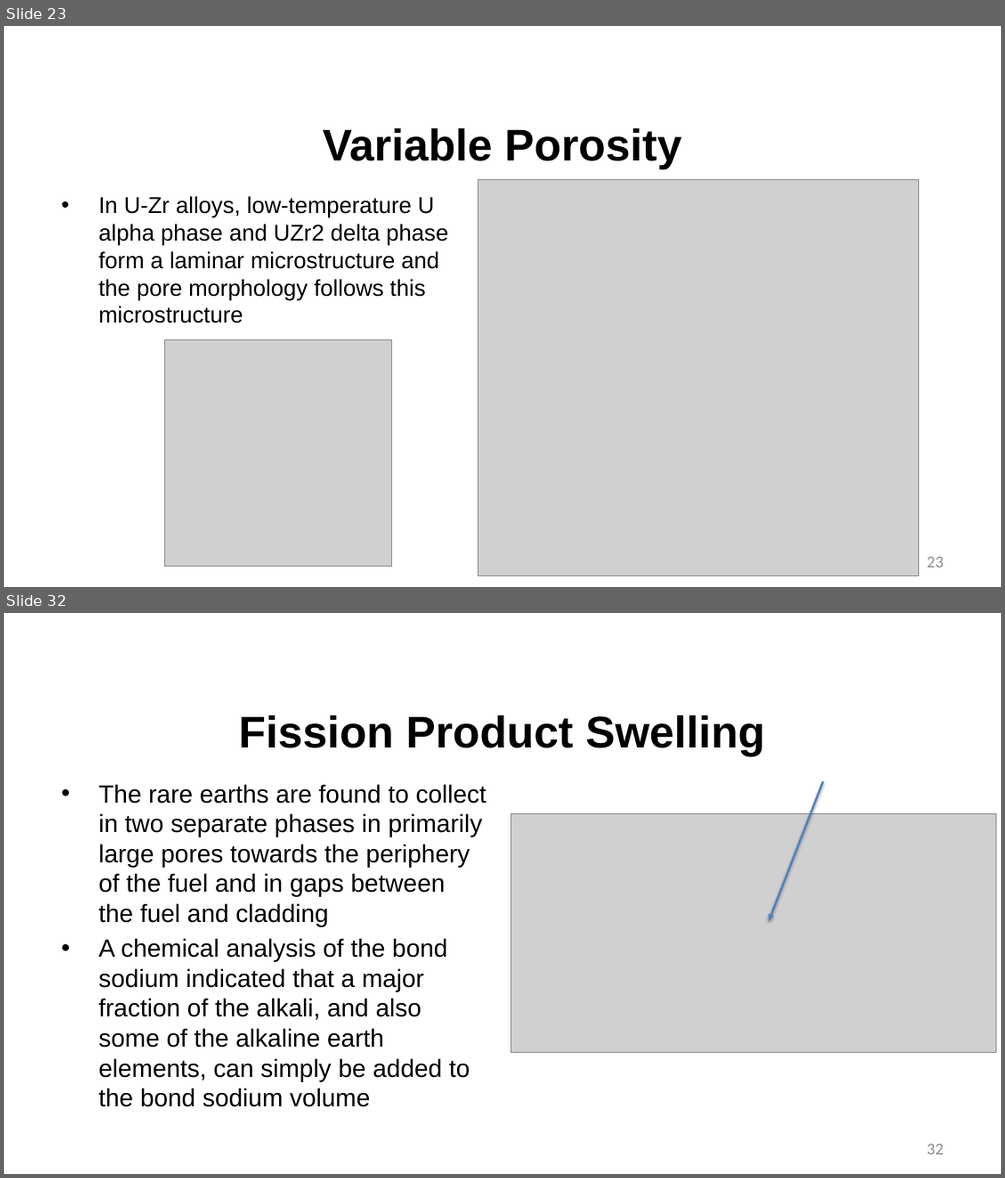
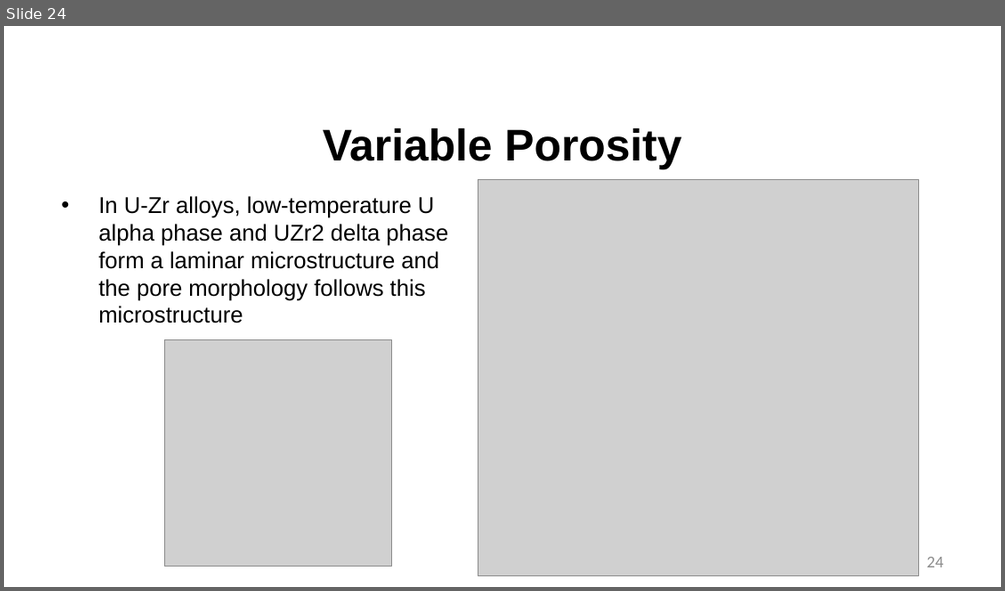
Before and after one commit to benbeeler/TEACHING, a slide deck: Advanced Reactor Materials/Fall2025/Lec9_SFRs.pptx. Shown one above the other, each under a label of ours: slides 23 and 32 before the commit, slide 24 after it; the slides between them are not shown. The pictures are 1005x1178 and 1005x591 pixels, drawn with LibreOffice and Linux fonts; fonts in the diff are those of the drawing; grey boxes stand for pictures; background and template pictures are left out. Boxes give left, top, right and bottom in pixels: in the first picture for what was removed or moved away, otherwise in the second. Text is boxed around its words. In the diff, an @@ line names an element or a change of style, - is before the commit and + after.

```diff
--- a/Advanced Reactor Materials/Fall2025/Lec9_SFRs.pptx
+++ b/Advanced Reactor Materials/Fall2025/Lec9_SFRs.pptx
@@ slide 32 removed at [4, 613, 1001, 1174], background #FFFFFF @@
@@ title removed at [239, 715, 765, 757] @@
-Fission Product Swelling
@@ text removed at [98, 784, 486, 1107] @@
-• The rare earths are found to collect in two separate phases in primarily large pores towards the periphery of the fuel and in gaps between the fuel and cladding
-• A chemical analysis of the bond sodium indicated that a major fraction of the alkali, and also some of the alkaline earth elements, can simply be added to the bond sodium volume
@@ arrow removed from (823, 781) to (769, 920) @@
@@ picture removed at [511, 813, 996, 1053] @@
@@ page number removed at [927, 1143, 944, 1154] @@
-32
@@ what was slide 23 is now slide 24 @@
@@ page number at [927, 556, 944, 567]: text changed @@
-23
+24
```
Also in this commit, not shown: 7 slides changed, 2 slides added, 22 other slides removed, 7 other files.
